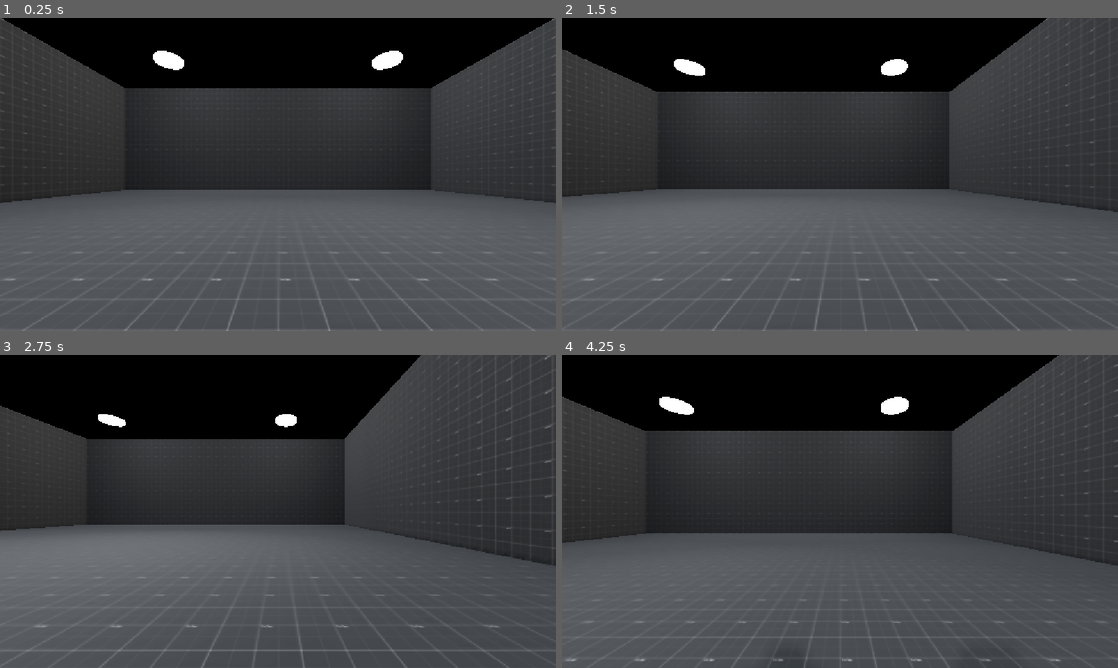
Above: before the commit, frames 1-4 (two rows, left to right).
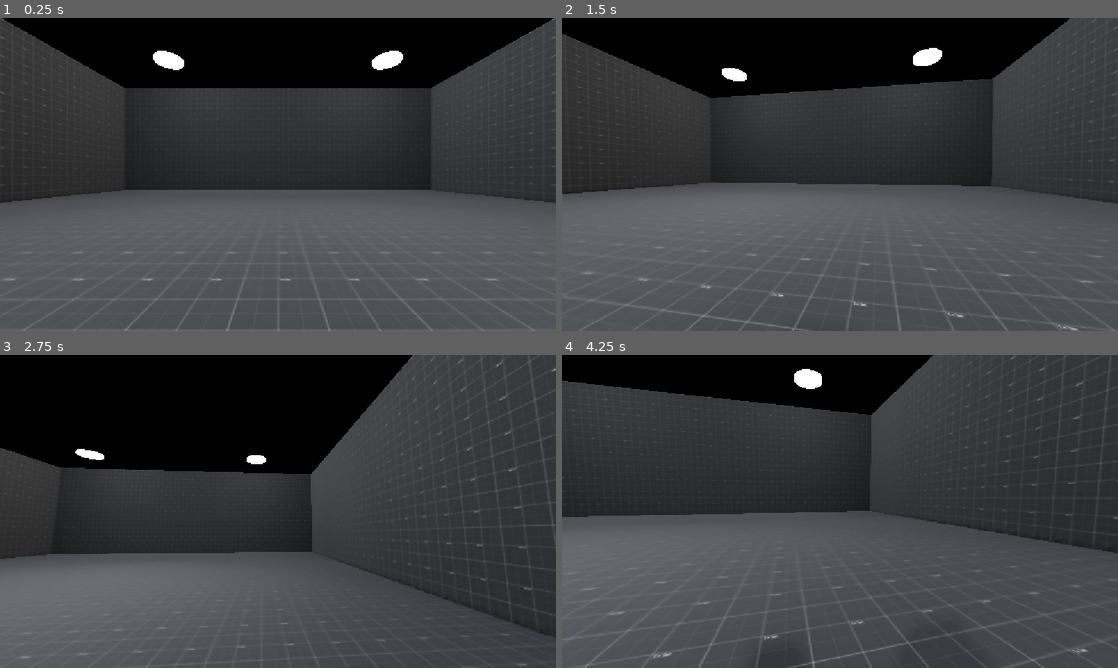
Above: after the commit, the same moments.

Repository: sylvainlap/slappy-sandbox
Game: Godot game, scene res://levels/sandbox.tscn
Same seed, same stepped clock (60 frames per second), same inputs: the game is played once before the commit and once after it.
Inputs (mouse positions are in pixels of both pictures, inside the frame that each line leads up to):
- Up to frame 1 (0.25 s): no input
- Up to frame 2 (1.5 s): tap Enter (ui_accept) at 0.5, 0.6 s; move the mouse to (962, 158) at 0.52 s; press the mouse at (962, 158) at 0.53 s; hold Right (ui_right) 0.53-1.28 s; tap Space (jump, bound only after the commit) at 0.77, 1.07 s; move the mouse to (728, 190) at 1.27 s; release the mouse at (728, 190) at 1.28 s; hold Down (ui_down) from 1.28 s (still down); click (728, 190) at 1.35 s
- Up to frame 3 (2.75 s): tap Space (jump, bound only after the commit) at 1.52, 1.55, 1.82 s; move the mouse to (333, 442) at 2.02 s; release Down (ui_down) at 2.03 s; hold Right (ui_right) from 2.03 s (still down); hold Space (jump, bound only after the commit) from 2.03 s (still down); tap Enter (ui_accept) at 2.3 s
- Up to frame 4 (4.25 s): move the mouse to (812, 574) at 2.77 s; release Right (ui_right) at 2.78 s; release Space (jump, bound only after the commit) at 2.78 s; hold Up (ui_up) 2.78-3.53 s; tap Enter (ui_accept) at 2.85 s; tap Space (jump, bound only after the commit) at 3.02, 3.32, 3.77, 3.8, 4.07 s; click (812, 574) at 3.05 s; move the mouse to (1006, 558) at 3.52 s; press the mouse at (1006, 558) at 3.53 s; hold Left (ui_left) from 3.53 s (still down)

The runs differ from the first frame. In frame 2, 6.9% of the frame differs, in the area x 0-100%, y 0-100%; in frame 3, 22%; in frame 4, 17%.

Commit message:
feat(camera): add smooth camera

Diff:
--- a/characters/player/player.gd
+++ b/characters/player/player.gd
@@ -1,29 +1,87 @@
+class_name Player
 extends CharacterBody3D
 
+enum View {
+	FIRST_PERSON,
+	THIRD_PERSON
+}
 
-const SPEED = 5.0
-const JUMP_VELOCITY = 4.5
+## How fast the player moves on the ground.
+@export var base_speed: float = 6.0
+## How high the player can jump in meters.
+@export var jump_height: float = 1.2
+## How fast the player falls after reaching max jump height.
+@export var fall_multiplier: float = 2.5
+
+@export_category("Camera")
+## How much moving the mouse moves the camera. Overwritten in settings.
+@export var mouse_sensitivity: float = 0.00075
+## Limits how low the player can look down.
+@export var bottom_clamp: float = -90.0
+## Limits how high the player can look up.
+@export var top_clamp: float = 90.0
+
+# Get the gravity from the project settings to be synced with RigidBody nodes.
+var gravity: float = ProjectSettings.get_setting("physics/3d/default_gravity")
+# Stores the direction the player is trying to look this frame.
+var _look := Vector2.ZERO
+
+@onready var camera_target: Node3D = $CameraTarget
+
+func _ready() -> void:
+	Input.mouse_mode = Input.MOUSE_MODE_CAPTURED
 
 
 func _physics_process(delta: float) -> void:
-	# Add the gravity.
+	frame_camera_rotation()
+
+	# Handle gravity.
 	if not is_on_floor():
-		velocity += get_gravity() * delta
+		if velocity.y >= 0 and Input.is_action_pressed("jump"):
+			velocity.y -= gravity * delta
+		else:
+			velocity.y -= gravity * delta * fall_multiplier
 
 	# Handle jump.
-	if Input.is_action_just_pressed("ui_accept") and is_on_floor():
-		velocity.y = JUMP_VELOCITY
+	if Input.is_action_just_pressed("jump") and is_on_floor():
+		# Projectile motion to turn jump height into a velocity.
+		velocity.y = sqrt(jump_height * 2.0 * gravity)
 
-	# Get the input direction and handle the movement/deceleration.
-	# As good practice, you should replace UI actions with custom gameplay actions.
-	var input_dir := Input.get_vector("ui_left", "ui_right", "ui_up", "ui_down")
-	var direction := (transform.basis * Vector3(input_dir.x, 0, input_dir.y)).normalized()
+	# Handle movement.
+	var direction: Vector3 = get_movement_direction()
 	if direction:
-		print(direction)
-		velocity.x = direction.x * SPEED
-		velocity.z = direction.z * SPEED
+		velocity.x = lerp(velocity.x, direction.x * base_speed, base_speed * delta)
+		velocity.z =  lerp(velocity.z, direction.z * base_speed, base_speed * delta)
 	else:
-		velocity.x = move_toward(velocity.x, 0, SPEED)
-		velocity.z = move_toward(velocity.z, 0, SPEED)
+		velocity.x = move_toward(velocity.x, 0, base_speed * delta * 5.0)
+		velocity.z = move_toward(velocity.z, 0, base_speed * delta * 5.0)
 
 	move_and_slide()
+
+
+func _unhandled_input(event: InputEvent) -> void:
+	# Update the _look variable to the latest mouse offset.
+	if event is InputEventMouseMotion:
+		if Input.get_mouse_mode() == Input.MOUSE_MODE_CAPTURED:
+			_look = -event.relative * mouse_sensitivity
+
+	# Capture the mouse if it is uncaptured.
+	if event.is_action_pressed("click"):
+		if Input.get_mouse_mode() != Input.MOUSE_MODE_CAPTURED:
+			Input.set_mouse_mode(Input.MOUSE_MODE_CAPTURED)
+
+
+# Apply the _look variables rotation to the camera.
+func frame_camera_rotation() -> void:
+	rotate_y(_look.x)
+	# The smooth camera orients the camera to align with the target smoothly.
+	camera_target.rotate_x(_look.y)
+	camera_target.rotation.x = clamp(camera_target.rotation.x, deg_to_rad(bottom_clamp), deg_to_rad(top_clamp))
+	# Reset the _look variable so the same offset can't be reapplied.
+	_look = Vector2.ZERO
+
+
+# Turn movent inputs into a locally oriented vector.
+func get_movement_direction() -> Vector3:
+	var input_dir: Vector2 = Input.get_vector("move_left", "move_right", "move_forward", "move_back")
+	return (transform.basis * Vector3(input_dir.x, 0, input_dir.y)).normalized()
--- a/characters/player/player.tscn
+++ b/characters/player/player.tscn
@@ -1,6 +1,7 @@
 [gd_scene format=3 uid="uid://ckbqiv5ijbxmy"]
 
 [ext_resource type="Script" uid="uid://5y8063l2f6c5" path="res://characters/player/player.gd" id="1_508ok"]
+[ext_resource type="Script" uid="uid://ddqassqs17qll" path="res://characters/player/smooth_camera.gd" id="2_xxgcw"]
 
 [sub_resource type="StandardMaterial3D" id="StandardMaterial3D_b886q"]
 albedo_color = Color(1, 0.2784314, 0, 1)
@@ -27,5 +28,10 @@
 transform = Transform3D(1, 0, 0, 0, 1, 0, 0, 0, 1, 0, 0.925, 0)
 shape = SubResource("CapsuleShape3D_jfg3o")
 
-[node name="Camera3D" type="Camera3D" parent="." unique_id=1475709277]
+[node name="CameraTarget" type="Node3D" parent="." unique_id=1977605752]
 transform = Transform3D(1, 0, 0, 0, 1, 0, 0, 0, 1, 0, 1.525, 0)
+
+[node name="SmoothCamera" type="Camera3D" parent="." unique_id=1475709277 node_paths=PackedStringArray("target")]
+transform = Transform3D(1, 0, 0, 0, 1, 0, 0, 0, 1, 0, 1.525, 0)
+script = ExtResource("2_xxgcw")
+target = NodePath("../CameraTarget")
--- /dev/null
+++ b/characters/player/smooth_camera.gd
@@ -0,0 +1,13 @@
+class_name SmoothCamera
+extends Camera3D
+
+## The node to align the smooth camera with
+@export var target: Node3D
+## Control the speed the SmoothCamera aligns with the target.
+@export var speed: float = 30.0
+
+
+func _process(delta: float) -> void:
+	var weight = clampf(speed * delta, 0.0, 1.0)
+	global_transform = global_transform.interpolate_with(target.global_transform, weight)
+	global_position = target.global_position
--- a/project.godot
+++ b/project.godot
@@ -20,6 +20,43 @@
 window/stretch/mode="canvas_items"
 window/stretch/aspect="expand"
 
+[input]
+
+move_left={
+"deadzone": 0.2,
+"events": [Object(InputEventKey,"resource_local_to_scene":false,"resource_name":"","device":-1,"window_id":0,"alt_pressed":false,"shift_pressed":false,"ctrl_pressed":false,"meta_pressed":false,"pressed":false,"keycode":0,"physical_keycode":65,"key_label":0,"unicode":113,"location":0,"echo":false,"script":null)
+, Object(InputEventKey,"resource_local_to_scene":false,"resource_name":"","device":-1,"window_id":0,"alt_pressed":false,"shift_pressed":false,"ctrl_pressed":false,"meta_pressed":false,"pressed":false,"keycode":0,"physical_keycode":4194319,"key_label":0,"unicode":0,"location":0,"echo":false,"script":null)
+]
+}
+move_right={
+"deadzone": 0.2,
+"events": [Object(InputEventKey,"resource_local_to_scene":false,"resource_name":"","device":-1,"window_id":0,"alt_pressed":false,"shift_pressed":false,"ctrl_pressed":false,"meta_pressed":false,"pressed":false,"keycode":0,"physical_keycode":68,"key_label":0,"unicode":100,"location":0,"echo":false,"script":null)
+, Object(InputEventKey,"resource_local_to_scene":false,"resource_name":"","device":-1,"window_id":0,"alt_pressed":false,"shift_pressed":false,"ctrl_pressed":false,"meta_pressed":false,"pressed":false,"keycode":0,"physical_keycode":4194321,"key_label":0,"unicode":0,"location":0,"echo":false,"script":null)
+]
+}
+move_forward={
+"deadzone": 0.2,
+"events": [Object(InputEventKey,"resource_local_to_scene":false,"resource_name":"","device":-1,"window_id":0,"alt_pressed":false,"shift_pressed":false,"ctrl_pressed":false,"meta_pressed":false,"pressed":false,"keycode":0,"physical_keycode":87,"key_label":0,"unicode":122,"location":0,"echo":false,"script":null)
+, Object(InputEventKey,"resource_local_to_scene":false,"resource_name":"","device":-1,"window_id":0,"alt_pressed":false,"shift_pressed":false,"ctrl_pressed":false,"meta_pressed":false,"pressed":false,"keycode":0,"physical_keycode":4194320,"key_label":0,"unicode":0,"location":0,"echo":false,"script":null)
+]
+}
+move_back={
+"deadzone": 0.2,
+"events": [Object(InputEventKey,"resource_local_to_scene":false,"resource_name":"","device":-1,"window_id":0,"alt_pressed":false,"shift_pressed":false,"ctrl_pressed":false,"meta_pressed":false,"pressed":false,"keycode":0,"physical_keycode":83,"key_label":0,"unicode":115,"location":0,"echo":false,"script":null)
+, Object(InputEventKey,"resource_local_to_scene":false,"resource_name":"","device":-1,"window_id":0,"alt_pressed":false,"shift_pressed":false,"ctrl_pressed":false,"meta_pressed":false,"pressed":false,"keycode":0,"physical_keycode":4194322,"key_label":0,"unicode":0,"location":0,"echo":false,"script":null)
+]
+}
+jump={
+"deadzone": 0.2,
+"events": [Object(InputEventKey,"resource_local_to_scene":false,"resource_name":"","device":-1,"window_id":0,"alt_pressed":false,"shift_pressed":false,"ctrl_pressed":false,"meta_pressed":false,"pressed":false,"keycode":0,"physical_keycode":32,"key_label":0,"unicode":32,"location":0,"echo":false,"script":null)
+]
+}
+click={
+"deadzone": 0.2,
+"events": [Object(InputEventMouseButton,"resource_local_to_scene":false,"resource_name":"","device":-1,"window_id":0,"alt_pressed":false,"shift_pressed":false,"ctrl_pressed":false,"meta_pressed":false,"button_mask":1,"position":Vector2(666, 4),"global_position":Vector2(675, 52),"factor":1.0,"button_index":1,"canceled":false,"pressed":true,"double_click":false,"script":null)
+]
+}
+
 [physics]
 
 3d/physics_engine="Jolt Physics"
Not shown, added: characters/player/smooth_camera.gd.uid
